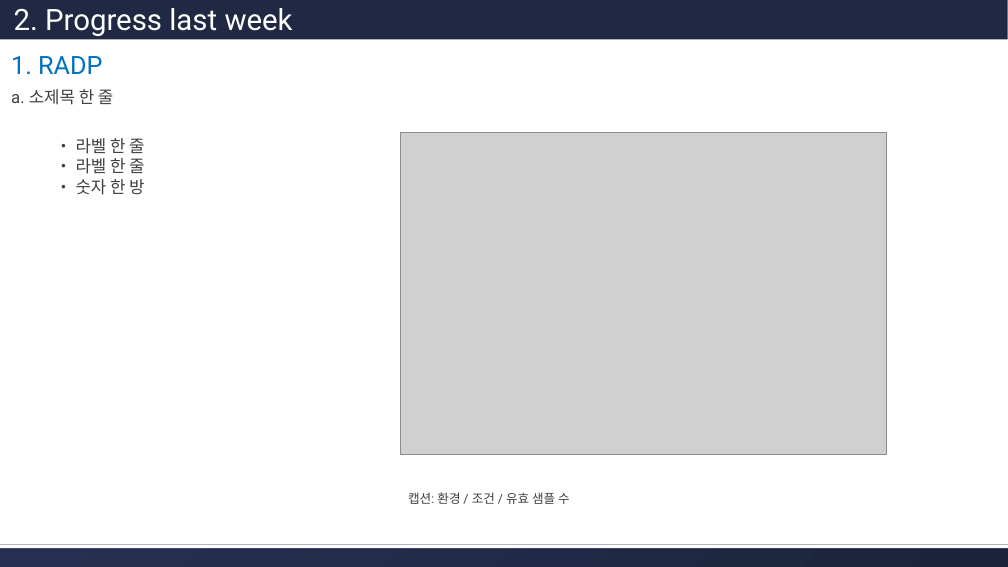
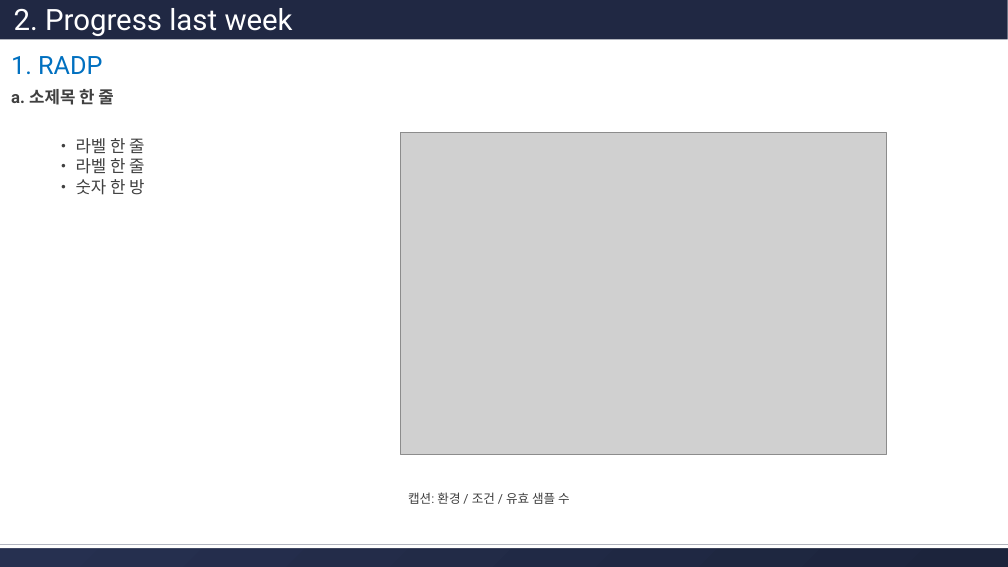
Before and after one commit to hjkim24/RADP, a slide deck: slide 4 of ppt/template/radp-progress-template.pptx. Drawn at 1008x567 pixels with LibreOffice and Linux fonts; fonts in the diff are those of the drawing; grey boxes stand for pictures. Boxes give left, top, right and bottom in pixels: in the first picture for what was removed or moved away, otherwise in the second. Text is boxed around its words. In the diff, an @@ line names an element or a change of style, - is before the commit and + after.

```diff
--- a/ppt/template/radp-progress-template.pptx
+++ b/ppt/template/radp-progress-template.pptx
@@ text "a. 소제목 한 줄" at <box>11,86,113,108</box>: bold on @@
```
Also in this commit, not shown: 4 other slides changed, 1 other file.
